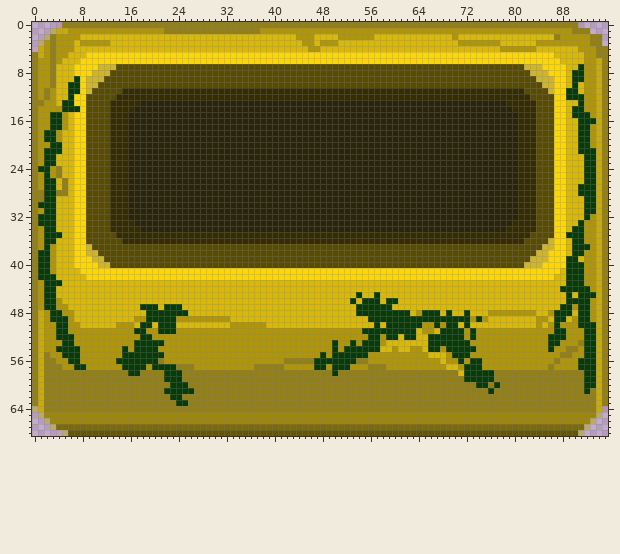
Two states of a sprite sheet, up/bottomjunglechest.png. This is how it looked before the edit.
The file is 96x69 pixels. Pixels under 10% opacity are left out.
The result:
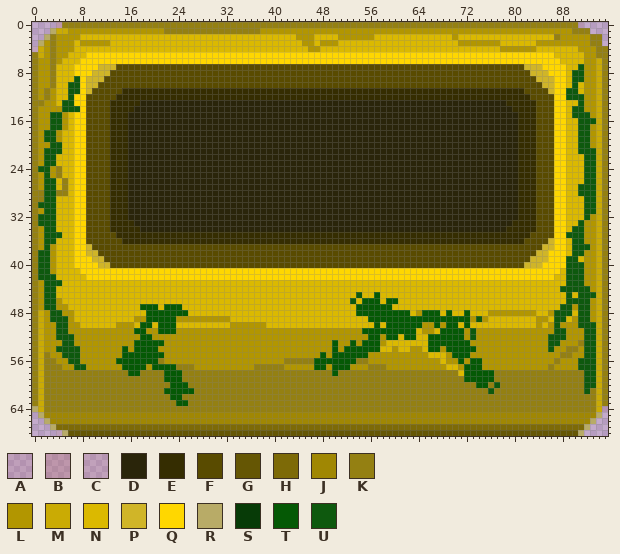
Palette (. is transparent): A #9f504020  B #ab5c4840  C #af604820  D #2a250a  E #352d01  F #594b00  G #655604  H #7d6a07  J #a08703  K #948012  L #b29600  M #caab04  N #dbb900  P #d0b528  Q #ffd700  R #b8ab67  S #073b07  T #055905  U #0e590e
Difference:
Changed rows in their new state; - is an unchanged pixel.
first column x 1:
 7 ------------------------------------------------------------------------------------------U--
 8 -----------------------------------------------------------------------------------------UU--
 9 ------U----------------------------------------------------------------------------------UU--
10 -----UU----------------------------------------------------------------------------------U---
11 -----UU---------------------------------------------------------------------------------UU---
12 -----U----------------------------------------------------------------------------------UUU--
13 ----UU------------------------------------------------------------------------------------U--
14 ----UUU----------------------------------------------------------------------------------UU--
15 --UU-------------------------------------------------------------------------------------UUU-
16 --UU--------------------------------------------------------------------------------------UUU
17 --UU--------------------------------------------------------------------------------------UU-
18 -UU---------------------------------------------------------------------------------------UU-
19 -UU---------------------------------------------------------------------------------------UU-
20 --UU--------------------------------------------------------------------------------------UU-
21 -UUU--------------------------------------------------------------------------------------UUU
22 -UU----------------------------------------------------------------------------------------UU
23 -UU----------------------------------------------------------------------------------------UU
24 UU-----------------------------------------------------------------------------------------UU
25 -U-----------------------------------------------------------------------------------------UU
26 -UU----------------------------------------------------------------------------------------UU
27 -UU---------------------------------------------------------------------------------------UUU
28 -UU---------------------------------------------------------------------------------------UUU
29 -UU----------------------------------------------------------------------------------------UU
30 UUU----------------------------------------------------------------------------------------UU
31 -UU----------------------------------------------------------------------------------------UU
32 UUU----------------------------------------------------------------------------------------U-
33 UUU---------------------------------------------------------------------------------------U--
34 -UU--------------------------------------------------------------------------------------UU--
35 -UUU------------------------------------------------------------------------------------UUU--
36 -UU--------------------------------------------------------------------------------------UU--
37 -U---------------------------------------------------------------------------------------UUU-
38 UU---------------------------------------------------------------------------------------UU--
39 UU--------------------------------------------------------------------------------------UU---
40 UU--------------------------------------------------------------------------------------UUU--
41 UU--------------------------------------------------------------------------------------UUU--
42 UUU-------------------------------------------------------------------------------------UUU--
43 -UUU------------------------------------------------------------------------------------UUU--
44 -UU------------------------------------------------------------------------------------UUUUU-
45 -UU--------------------------------------------------U--T-------------------------------U-UUU
46 -UU-------------------------------------------------U-TTT-TT----------------------------UUUU-
47 -UU--------------TTT-TTT-----------------------------TTTTTT----------------------------UU-UU-
48 --UU--------------TTTTTTT----------------------------TTTTTTTTT--TTT-T--T--------------UUU-UU-
49 --UUU-------------TTTTT--------------------------------TTTTTTTTTTTTTTTTT-U------------UU--UU-
50 ---UU------------TT-TTT---------------------------------T-TTTTTT--T-TT-T--------------U---UUU
51 ---UU-----------TT--TTT-------------------------------TTTTTTTTT----TTTT-U-------------UU---UU
52 ---UUU-----------TT------------------------------------TT-TT-TT--TTTTTT-U------------UUU---UU
53 ----UU----------TTTTT----------------------------T--T-TTT--------TTTTTTT-------------UU----UU
54 ---UUUU-------T-TTTT-----------------------------T-TTTTTT--------TT-TTTTT------------U-----UU
55 ----UUU-------TTTTTTT--------------------------T-TTTTTT--------------TTT-------------------UU
56 -----UU------TTTTTTT--------------------------TTTTTTT-----------------T-TT----------------UUU
57 ------UU------TTTT-TTTT-----------------------TT-TTT-------------------TTT----------------UUU
58 ---------------TT----TTT-------------------------T---------------------TTTTT---------------UU
59 ---------------------TTT-----------------------------------------------TTTTT---------------UU
60 ----------------------TTT------------------------------------------------TT-U--------------UU
61 ---------------------TTTTT-------------------------------------------------U---------------U-
62 ----------------------TT---------------------------------------------------------------------
63 -----------------------TT--------------------------------------------------------------------
Pixel boxes of the changes (left, top, right, bottom) in both pictures:
changed: (548, 64, 596, 394)
changed: (38, 76, 86, 370)
changed: (314, 292, 500, 394)
changed: (116, 304, 194, 406)
